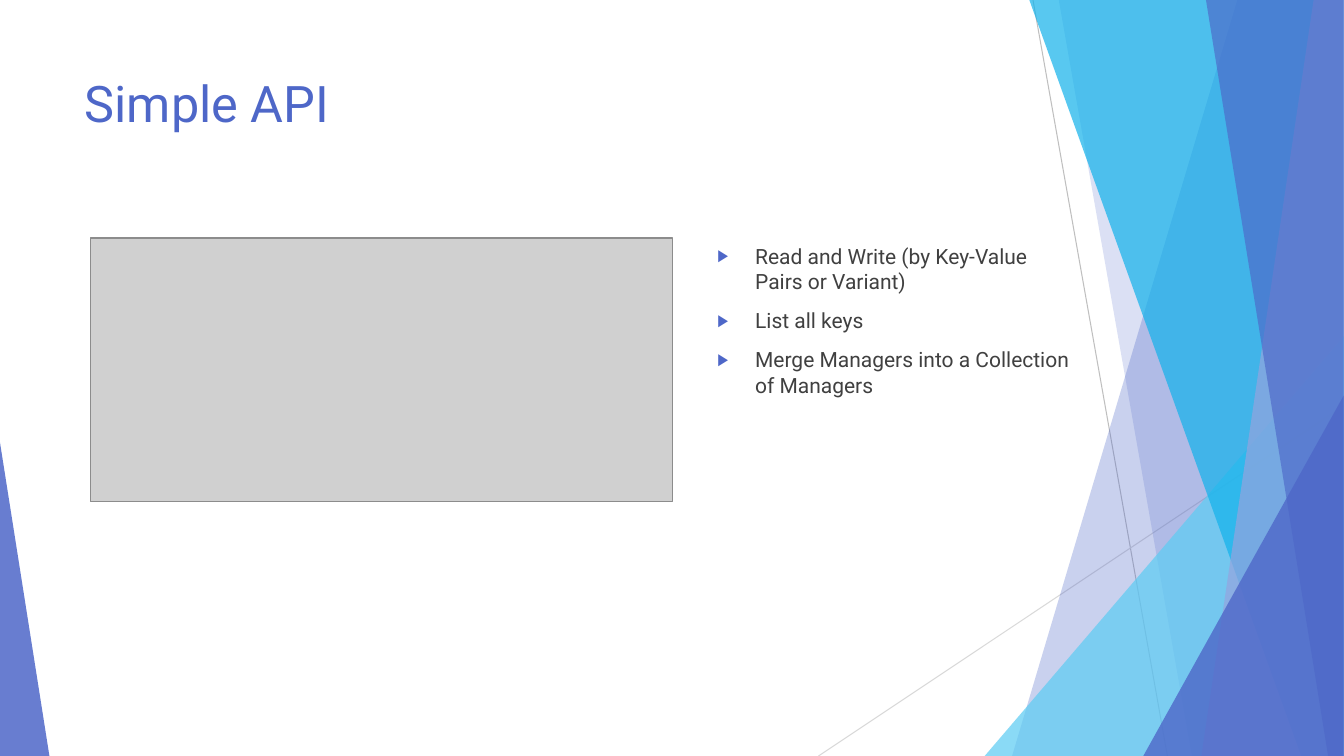
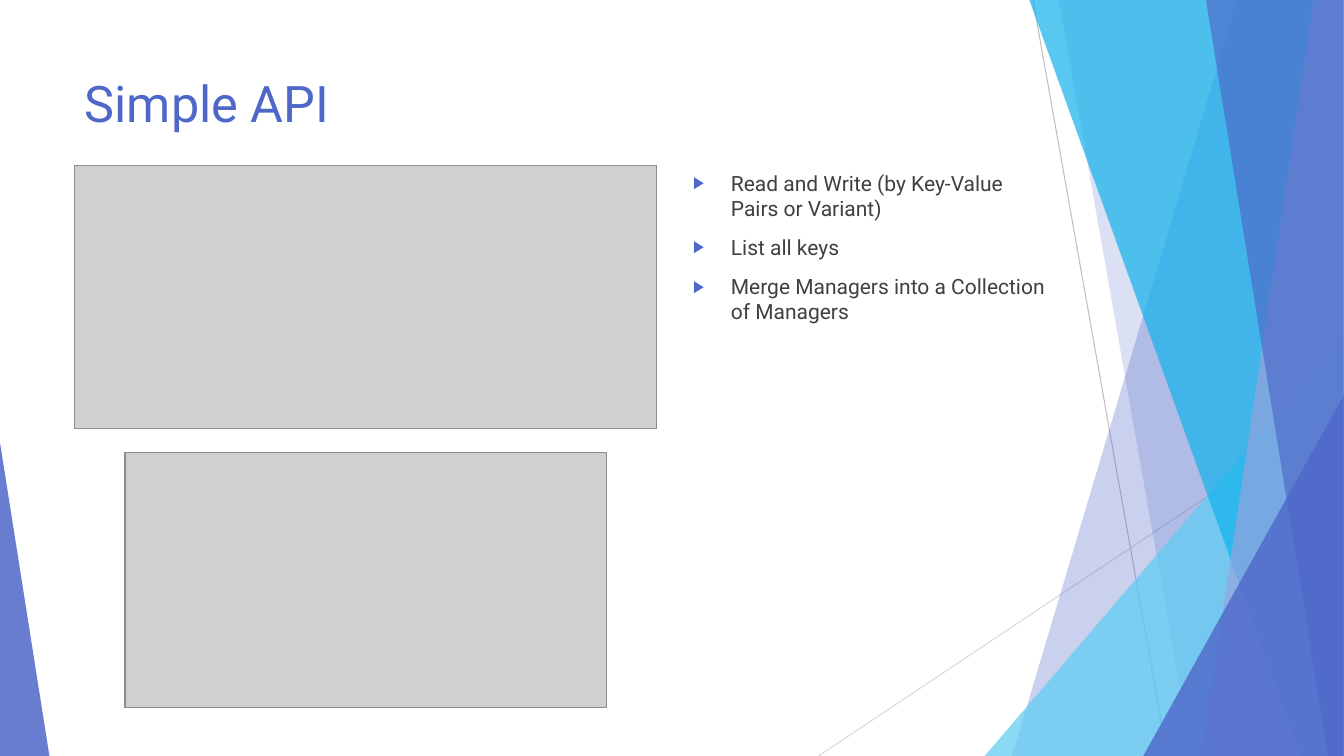
Before and after one commit to francois-normandin/CfgManager_CLASummit2018, a slide deck: slide 11 of presentation/Configurable Configuration Manager.pptx. Drawn at 1344x756 pixels with LibreOffice and Linux fonts; fonts in the diff are those of the drawing; grey boxes stand for pictures. Boxes give left, top, right and bottom in pixels: in the first picture for what was removed or moved away, otherwise in the second. Text is boxed around its words. In the diff, an @@ line names an element or a change of style, - is before the commit and + after.

Commit message:
fixed CfgManager aggregation arrows direction

```diff
--- a/presentation/Configurable Configuration Manager.pptx
+++ b/presentation/Configurable Configuration Manager.pptx
@@ picture: place and size @@
-picture at (90, 238, 673, 502)
+picture at (75, 165, 657, 430)
@@ text "Read and Write (by Key-Value ...": place and size @@
-text "Read and Write (by Key-Value ..." at (755, 247, 1068, 398)
+text "Read and Write (by Key-Value ..." at (731, 174, 1044, 324)
@@ picture added at (125, 452, 607, 708) @@
```
Also in this commit, not shown: 5 other slides changed.
